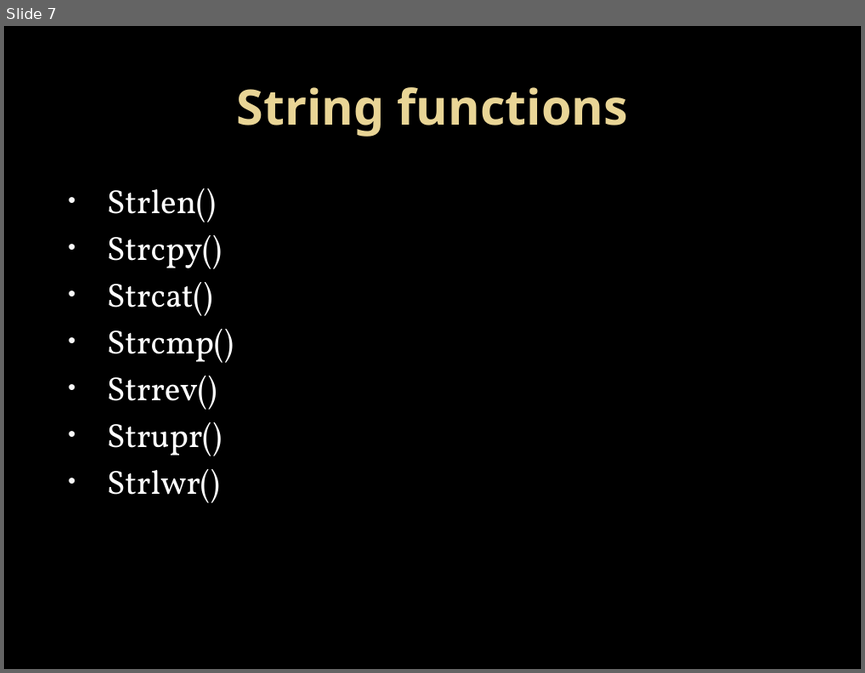
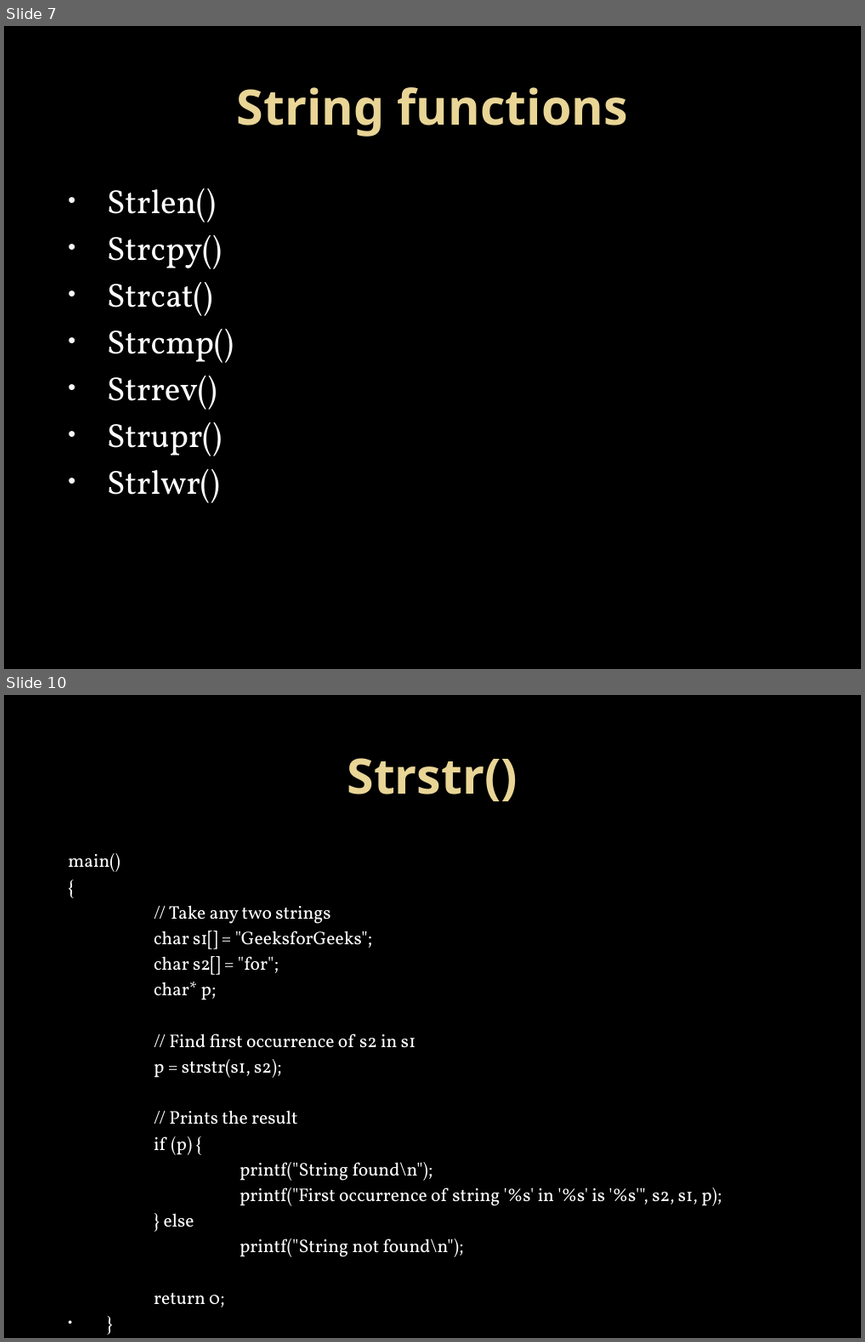
Before and after one commit to Mahesh-7/C_Programs, a slide deck: PPT/string.pptx. Shown one above the other, each under a label of ours: slide 7 before the commit, slides 7 and 10 after it; the slides between them are not shown. The pictures are 865x673 and 865x1342 pixels, drawn with LibreOffice and Linux fonts; fonts in the diff are those of the drawing; background and template pictures are left out. Boxes give left, top, right and bottom in pixels: in the first picture for what was removed or moved away, otherwise in the second. Text is boxed around its words. In the diff, an @@ line names an element or a change of style, - is before the commit and + after.

```diff
--- a/PPT/string.pptx
+++ b/PPT/string.pptx
@@ slide 10 added at box(4, 695, 861, 1338), background picture (left out) @@
@@ title added at box(347, 758, 517, 801), 41 pt, text gradient #EAD696 to #E7D081, bold @@
+Strstr()
@@ text added at box(68, 853, 721, 1257), 15.4 pt, text #FFFFFF @@
+main()
+{
+// Take any two strings
+char s1[] = "GeeksforGeeks";
+char s2[] = "for";
+char* p;
+// Find first occurrence of s2 in s1
+p = strstr(s1, s2);
+// Prints the result
+if (p) {
+printf("String found\n");
+printf("First occurrence of string '%s' in '%s' is '%s'", s2, s1, p);
+} else
+printf("String not found\n");
+return 0;
+• }
```
Also in this commit, not shown: 2 other slides added.
